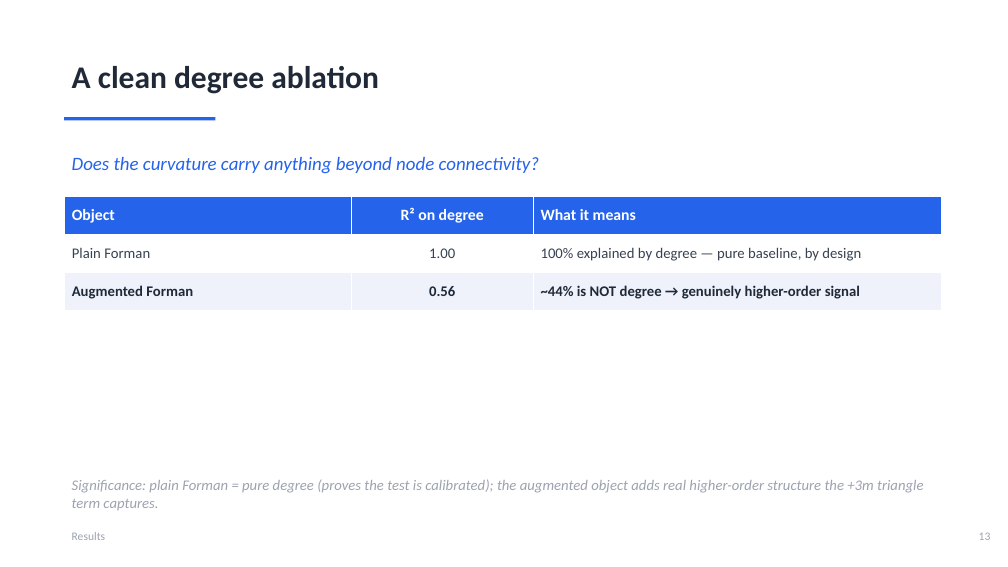
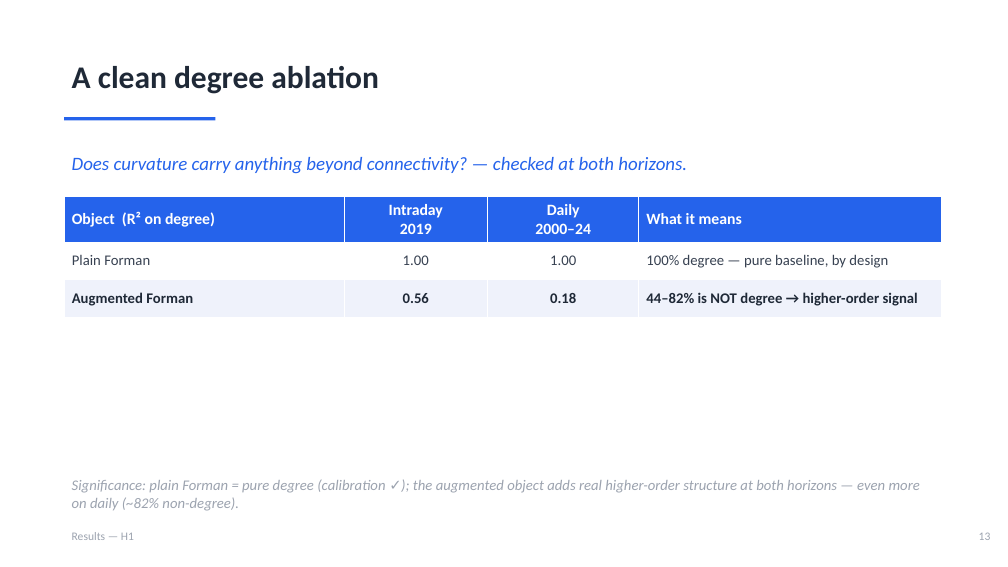
Before and after one commit to ivan-sit/Curvature-Lead-Lag-Model, a slide deck: slide 14 of slides/Ricci_Curvature_LeadLag.pptx. Drawn at 1008x567 pixels with LibreOffice and Linux fonts; fonts in the diff are those of the drawing. Boxes give left, top, right and bottom in pixels: in the first picture for what was removed or moved away, otherwise in the second. Text is boxed around its words. In the diff, an @@ line names an element or a change of style, - is before the commit and + after.

```diff
--- a/slides/Ricci_Curvature_LeadLag.pptx
+++ b/slides/Ricci_Curvature_LeadLag.pptx
@@ text at box(72, 157, 687, 174): text changed @@
-Does the curvature carry anything beyond node connectivity?
+Does curvature carry anything beyond connectivity? — checked at both horizons.
@@ table at box(64, 197, 941, 310) @@
-column 1: Object | Plain Forman | Augmented Forman
-column 2: R² on degree | 1.00 | 0.56
-column 3: What it means | 100% explained by degree — pure baseline, by design | ~44% is NOT degree → genuinely higher-order signal
+column 1: Object (R² on degree) | Plain Forman | Augmented Forman
+column 2: Intraday / 2019 | 1.00 | 0.56
+column 3: Daily / 2000–24 | 1.00 | 0.18
+column 4: What it means | 100% degree — pure baseline, by design | 44–82% is NOT degree → higher-order signal
@@ text at box(72, 480, 920, 511): text changed @@
-Significance: plain Forman = pure degree (proves the test is calibrated); the augmented object adds real higher-order structure the +3m triangle term captures.
+Significance: plain Forman = pure degree (calibration ✓); the augmented object adds real higher-order structure at both horizons — even more on daily (~82% non-degree).
@@ text at box(72, 532, 134, 540): text changed @@
-Results
+Results — H1
```
Also in this commit, not shown: 4 other slides changed, 3 other files.
